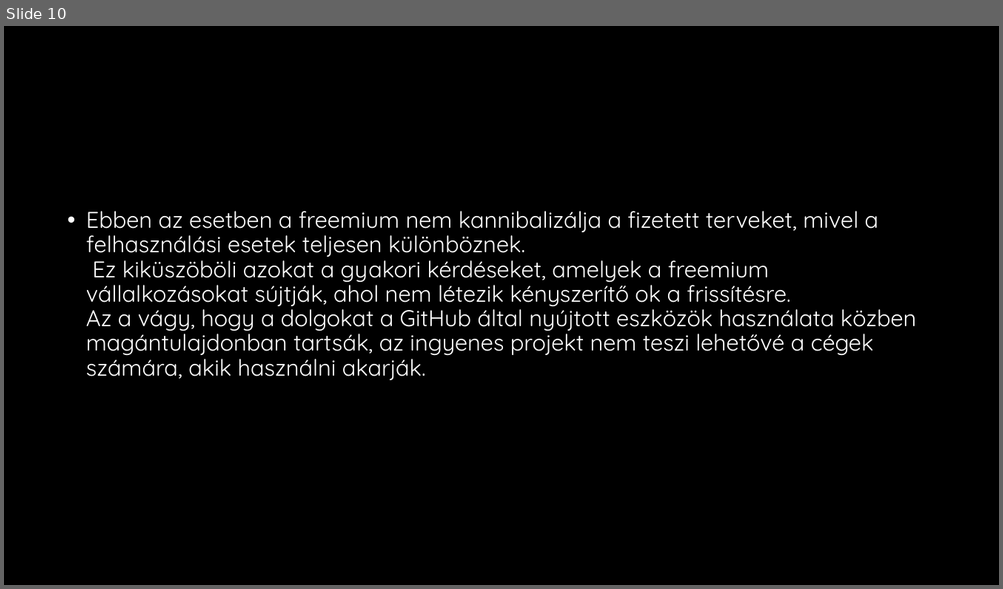
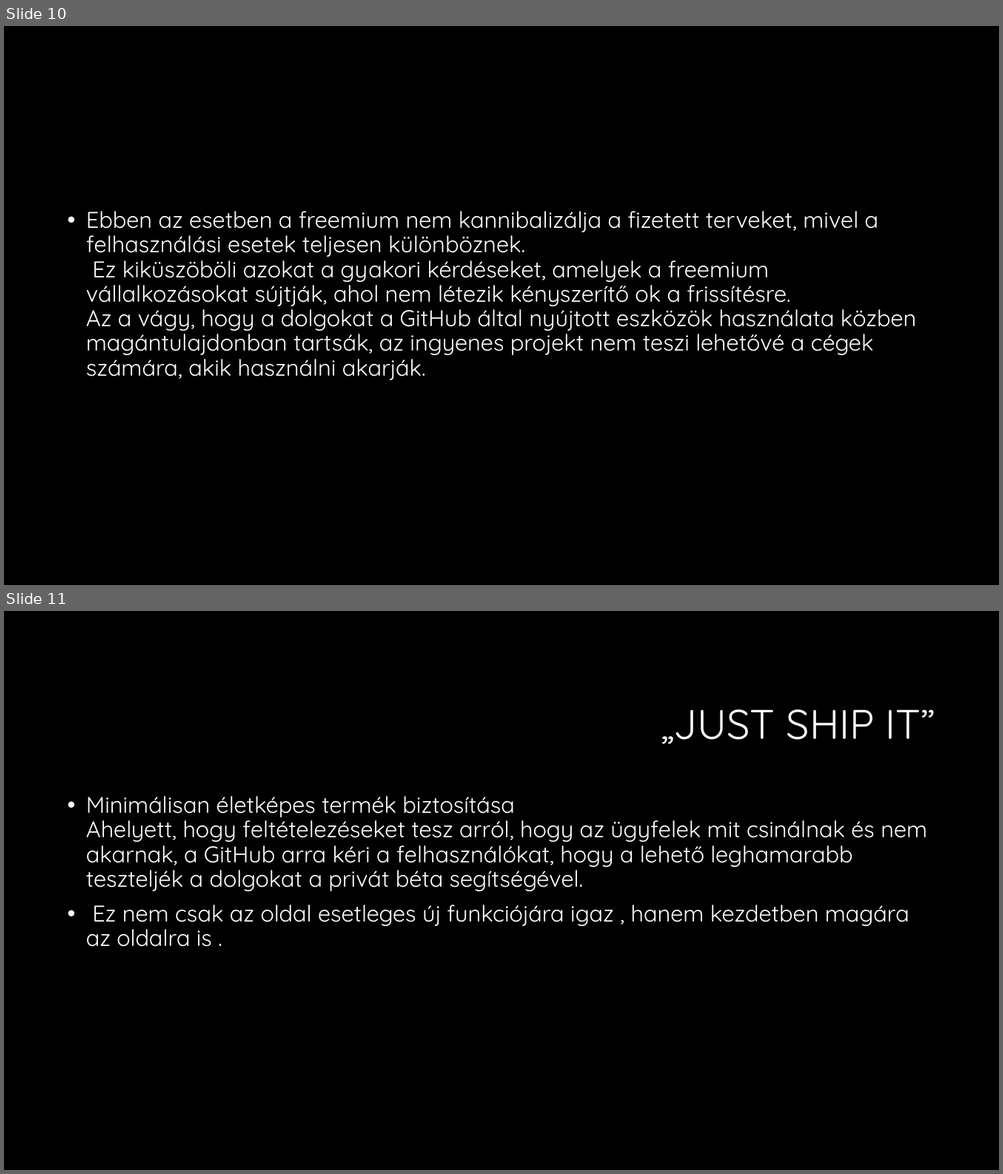
Before and after one commit to Matthew2412/B2B, a slide deck: GITHUB.pptx. Shown one above the other, each under a label of ours: slide 10 before the commit, slides 10 and 11 after it. The pictures are 1003x589 and 1003x1174 pixels, drawn with LibreOffice and Linux fonts; fonts in the diff are those of the drawing; background and template pictures are left out. Boxes give left, top, right and bottom in pixels: in the first picture for what was removed or moved away, otherwise in the second. Text is boxed around its words. In the diff, an @@ line names an element or a change of style, - is before the commit and + after.

Commit message:
final version

```diff
--- a/GITHUB.pptx
+++ b/GITHUB.pptx
@@ slide 11 added at [4, 611, 999, 1170], background #000000 @@
@@ title added at [660, 709, 935, 744], 40 pt, text #FFFFFF @@
+„JUST SHIP IT”
@@ text added at [86, 796, 927, 947], 22 pt, text #FFFFFF @@
+• Minimálisan életképes termék biztosítása
+  Ahelyett, hogy feltételezéseket tesz arról, hogy az ügyfelek mit csinálnak és nem akarnak, a GitHub arra kéri a felhasználókat, hogy a lehető leghamarabb teszteljék a dolgokat a privát béta segítségével.
+• Ez nem csak az oldal esetleges új funkciójára igaz , hanem kezdetben magára az oldalra is .
```
